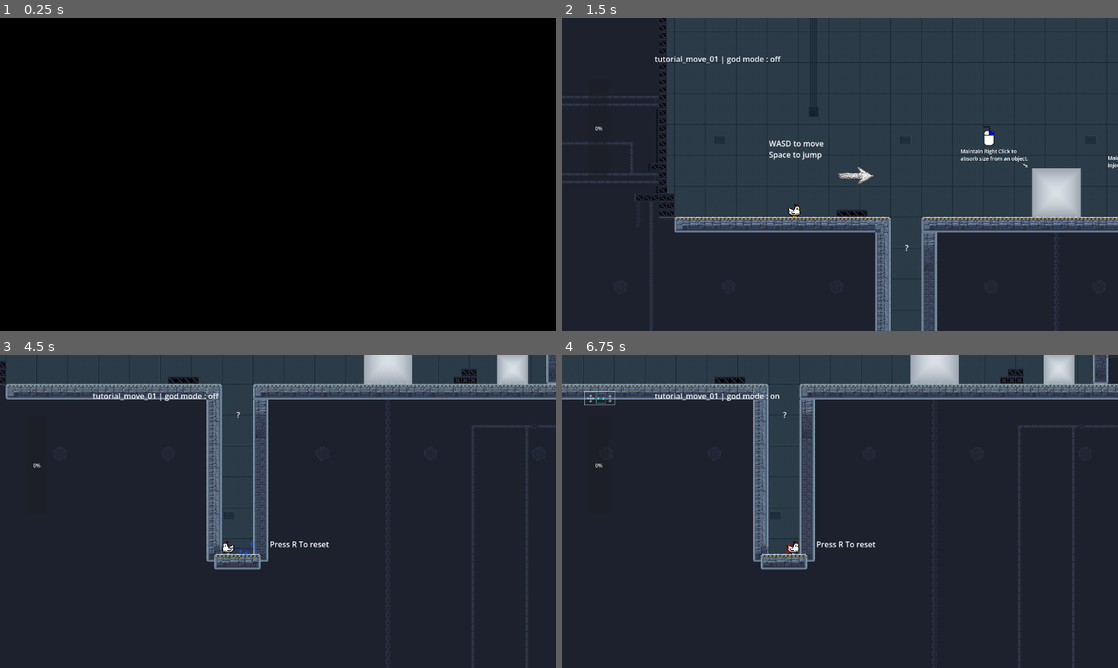
Above: before the commit, frames 1-4 (two rows, left to right).
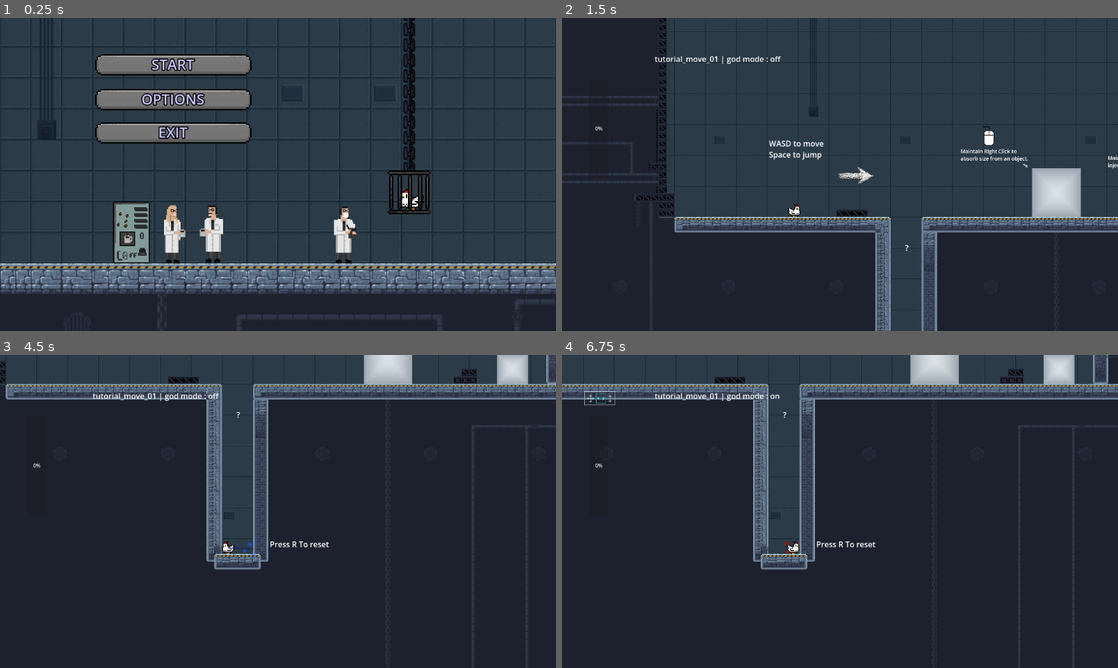
Above: after the commit, the same moments.

Repository: mgi-dev/size-them-up
Game: Godot game, scene res://scenes/levels/tutorial/intro_00.tscn
Two runs of this game, one before a commit and one after it. Both use one fixed random seed, a clock stepped at 60 frames per second and the inputs below. Before the commit the project starts from res://scenes/levels/tutorial/move_01.tscn. Sound files missing from this copy of the repository are replaced by a short silence.
Inputs (mouse positions are in pixels of both pictures, inside the frame that each line leads up to):
- Up to frame 1 (0.25 s): no input
- Up to frame 2 (1.5 s): click (734, 64) at 0.52 s; tap Enter at 1.25 s; move the mouse to (962, 158) at 1.27 s; hold D (player_move_right) from 1.28 s (still down); hold Tab (change_resize_mode) from 1.28 s (still down)
- Up to frame 3 (4.5 s): tap Space (player_jump) at 1.52, 2.27, 3.77 s; tap Enter every 0.75 s from 2 to 4.25 s; move the mouse to (166, 527) at 2.02 s; release D (player_move_right) at 2.03 s; release Tab (change_resize_mode) at 2.03 s; hold S (player_down) 2.03-2.78 s; click (166, 527) at 2.1 s; move the mouse to (333, 442) at 2.77 s; hold E (interact) 2.78-3.53 s; hold D (player_move_right) 2.78-4.28 s; move the mouse to (250, 574) at 3.52 s; tap W (player_climb) at 3.6 s; move the mouse to (444, 558) at 4.27 s; hold A (player_move_left) from 4.28 s (still down); hold Right mouse button (size_down) from 4.28 s (still down)
- Up to frame 4 (6.75 s): tap Space (player_jump) at 4.52, 5.27 s; tap Enter at 5 s; move the mouse to (673, 464) at 5.02 s; release Right mouse button (size_down) at 5.03 s; tap G (toggle_god_mode) at 5.1 s; move the mouse to (867, 511) at 5.77 s; release A (player_move_left) at 5.78 s; hold S (player_down) 5.78-6.53 s; hold Tab (change_resize_mode) 5.78-6.53 s; move the mouse to (756, 433) at 6.52 s; hold D (player_move_right) from 6.53 s (still down); click (756, 433) at 6.6 s

The runs differ from the first frame. In frame 1, 98% of the frame differs, in the area x 0-100%, y 0-100%; in frame 2, less than 0.1%; in frame 3, less than 0.1%; in frame 4, less than 0.1%.

Commit message:
Fix levels

Diff:
--- a/project.godot
+++ b/project.godot
@@ -11,7 +11,7 @@
 [application]
 
 config/name="size-them-up"
-run/main_scene="uid://cvkdnibthft57"
+run/main_scene="uid://djxr7mvevjyl6"
 config/features=PackedStringArray("4.6", "Forward Plus")
 config/icon="res://icon.svg"
 
--- a/scenes/characters/player/resize_ray.gd
+++ b/scenes/characters/player/resize_ray.gd
@@ -99,7 +99,6 @@
 		beam_particles.position = center
 
 		beam_particles.process_material.emission_box_extents = Vector3(
-			# le bout de ca quand je divise pas par deux, intesrect le second particle beam.
 			visible_laser.points[0].distance_to(visible_laser.points[1]) / 2,
 			beam_particles.process_material.emission_box_extents.y,
 			beam_particles.process_material.emission_box_extents.z
--- a/scenes/resizable/flying_rect.tscn
+++ b/scenes/resizable/flying_rect.tscn
@@ -4,6 +4,7 @@
 [ext_resource type="Script" uid="uid://b3wpdew1o2r4p" path="res://scenes/resizable/quadri_detector_2000.gd" id="2_gdllp"]
 [ext_resource type="Texture2D" uid="uid://b30i0atbl10hn" path="res://assets/images/rect_white_48.png" id="2_nrm5n"]
 [ext_resource type="Shader" uid="uid://bbvqq5xavboub" path="res://scenes/resizable/rect_resizable.gdshader" id="2_qom0d"]
+[ext_resource type="Texture2D" uid="uid://fjjnlavafjin" path="res://assets/images/glowing_circle.png" id="5_k7e5d"]
 
 [sub_resource type="RectangleShape2D" id="RectangleShape2D_nrm5n"]
 size = Vector2(48, 48)
@@ -21,6 +22,15 @@
 shader_parameter/mode = 0
 shader_parameter/edge_color = Color(0.37254903, 0.41960785, 0.47843137, 1)
 shader_parameter/center_color = Color(0.8509804, 0.8784314, 0.9019608, 1)
+
+[sub_resource type="ParticleProcessMaterial" id="ParticleProcessMaterial_gkoek"]
+particle_flag_disable_z = true
+emission_shape_scale = Vector3(12, 12, 1)
+emission_shape = 3
+emission_box_extents = Vector3(2, 2, 1)
+gravity = Vector3(0, 0, 0)
+scale_min = 0.19999999
+scale_max = 0.19999999
 
 [node name="FlyingRect" type="RigidBody2D" unique_id=116391965 node_paths=PackedStringArray("sprite", "hitbox", "collision_detector")]
 gravity_scale = 0.0
@@ -61,3 +71,10 @@
 [node name="Sprite2D" type="Sprite2D" parent="." unique_id=1535026065]
 material = SubResource("ShaderMaterial_gdllp")
 texture = ExtResource("2_nrm5n")
+
+[node name="GPUParticles2D" type="GPUParticles2D" parent="." unique_id=1613271218]
+emitting = false
+amount = 800
+texture = ExtResource("5_k7e5d")
+lifetime = 0.09999999999999999
+process_material = SubResource("ParticleProcessMaterial_gkoek")
--- a/scenes/resizable/rect_resizable.tscn
+++ b/scenes/resizable/rect_resizable.tscn
@@ -4,6 +4,7 @@
 [ext_resource type="Texture2D" uid="uid://b30i0atbl10hn" path="res://assets/images/rect_white_48.png" id="2_1sivu"]
 [ext_resource type="Script" uid="uid://b3wpdew1o2r4p" path="res://scenes/resizable/quadri_detector_2000.gd" id="2_n17qm"]
 [ext_resource type="Shader" uid="uid://bbvqq5xavboub" path="res://scenes/resizable/rect_resizable.gdshader" id="2_qowmo"]
+[ext_resource type="Texture2D" uid="uid://fjjnlavafjin" path="res://assets/images/glowing_circle.png" id="5_ova4c"]
 
 [sub_resource type="RectangleShape2D" id="RectangleShape2D_27yq0"]
 size = Vector2(48, 48)
@@ -21,6 +22,15 @@
 shader_parameter/mode = 2
 shader_parameter/edge_color = Color(0.37254903, 0.41960785, 0.47843137, 1)
 shader_parameter/center_color = Color(0.8509804, 0.8784314, 0.9019608, 1)
+
+[sub_resource type="ParticleProcessMaterial" id="ParticleProcessMaterial_kaa7u"]
+particle_flag_disable_z = true
+emission_shape_scale = Vector3(12, 12, 1)
+emission_shape = 3
+emission_box_extents = Vector3(2, 2, 1)
+gravity = Vector3(0, 0, 0)
+scale_min = 0.19999999
+scale_max = 0.19999999
 
 [node name="ResizableV2" type="RigidBody2D" unique_id=2113696681 node_paths=PackedStringArray("sprite", "hitbox", "collision_detector")]
 z_index = 2
@@ -60,5 +70,13 @@
 target_position = Vector2(0, 0)
 
 [node name="Sprite2D" type="Sprite2D" parent="." unique_id=1983694559]
+z_index = 1
 material = SubResource("ShaderMaterial_qowmo")
 texture = ExtResource("2_1sivu")
+
+[node name="GPUParticles2D" type="GPUParticles2D" parent="." unique_id=1971896600]
+emitting = false
+amount = 800
+texture = ExtResource("5_ova4c")
+lifetime = 0.09999999999999999
+process_material = SubResource("ParticleProcessMaterial_kaa7u")
--- a/scenes/resizable/resizable_v_2.gd
+++ b/scenes/resizable/resizable_v_2.gd
@@ -19,6 +19,7 @@
 # UI is seperated from physics, need it's own var for now.
 var current_sprite_scale_multiplier_vector : Vector2 = Vector2(1.0, 1.0)
 
+@onready var particles = $GPUParticles2D
 
 """
 ADR
@@ -39,7 +40,8 @@
 	hitbox.scale = initial_scale_transform
 	initial_size = sprite.texture.get_size() * sprite.scale
 
-
+	particles.process_material = particles.process_material.duplicate()
+	particles.scale = scale
 	if collision_detector:
 		collision_detector.ignore(self)
 		if ignore_collision_for:
@@ -151,6 +153,17 @@
 	if abs(vector_diff.x) > 0 or abs(vector_diff.y) > 0:
 		sprite.scale = initial_scale_transform * new_scale_muliplier_vector
 		current_sprite_scale_multiplier_vector = new_scale_muliplier_vector
+		particles.scale = initial_scale_transform * new_scale_muliplier_vector
+		trigger_particles(Enums.RESIZE.UP if vector_diff.x + vector_diff.y  < 0 else Enums.RESIZE.DOWN)
+	else:
+		particles.emitting = false
+
+func trigger_particles(resize: Enums.RESIZE):
+	if resize == Enums.RESIZE.UP:
+		particles.process_material.color = Color(0.829, 0.0, 0.0, 1.0)
+	else:
+		particles.process_material.color = Color(0.0, 0.0, 0.867, 1.0)
+	particles.emitting = true
 
 
 func is_player_colliding(resize_mode: Enums.RESIZE_MODE):
